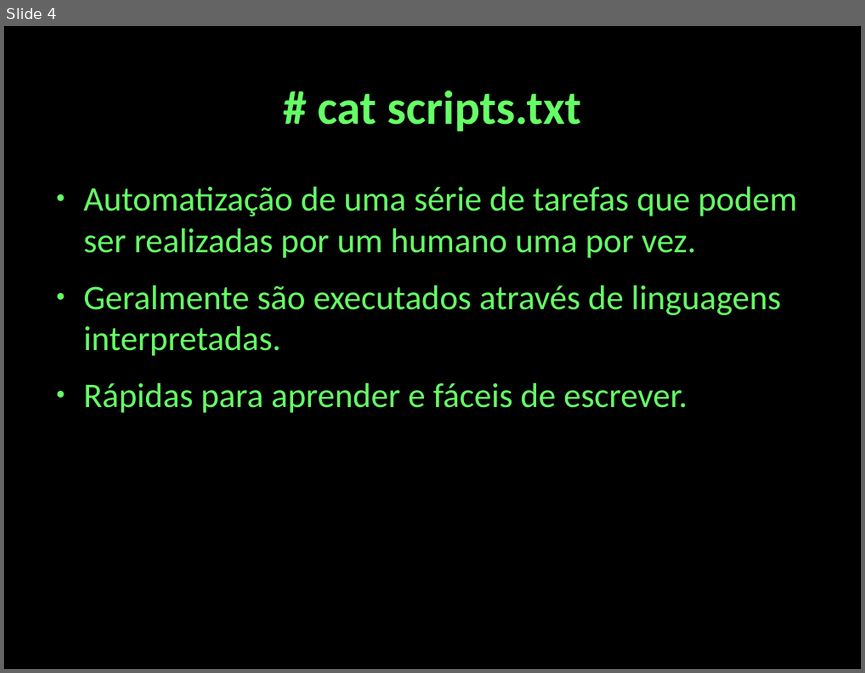
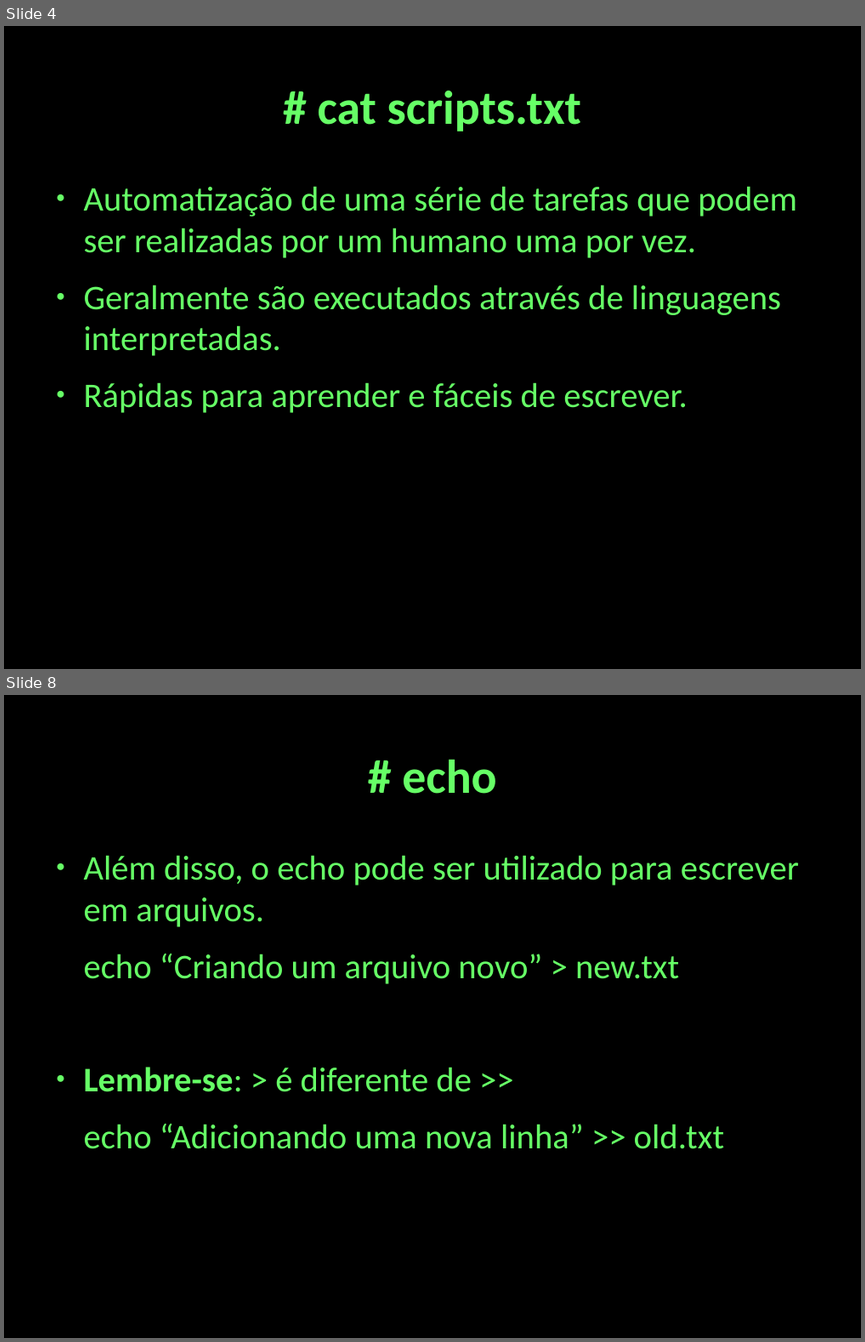
Before and after one commit to cjlcarvalho/presentations, a slide deck: shell-presentation.odp. Shown one above the other, each under a label of ours: slide 4 before the commit, slides 4 and 8 after it; the slides between them are not shown. The pictures are 865x673 and 865x1342 pixels, drawn with LibreOffice and Linux fonts; fonts in the diff are those of the drawing. Boxes give left, top, right and bottom in pixels: in the first picture for what was removed or moved away, otherwise in the second. Text is boxed around its words. In the diff, an @@ line names an element or a change of style, - is before the commit and + after.

```diff
--- a/shell-presentation.odp
+++ b/shell-presentation.odp
@@ slide 8 added at <box>4,695,861,1338</box>, background #000000 @@
@@ title added at <box>402,759,496,794</box>, 44 pt, text #66FF66, bold @@
+# echo
@@ text added at <box>84,855,799,1149</box>, 32 pt, text #66FF66 @@
+● Além disso, o echo pode ser utilizado para escrever em arquivos.
+echo “Criando um arquivo novo” > new.txt
+● Lembre-se: > é diferente de >>
+echo “Adicionando uma nova linha” >> old.txt
```
Also in this commit, not shown: 1 slide changed, 10 other slides added, 2 other files.
